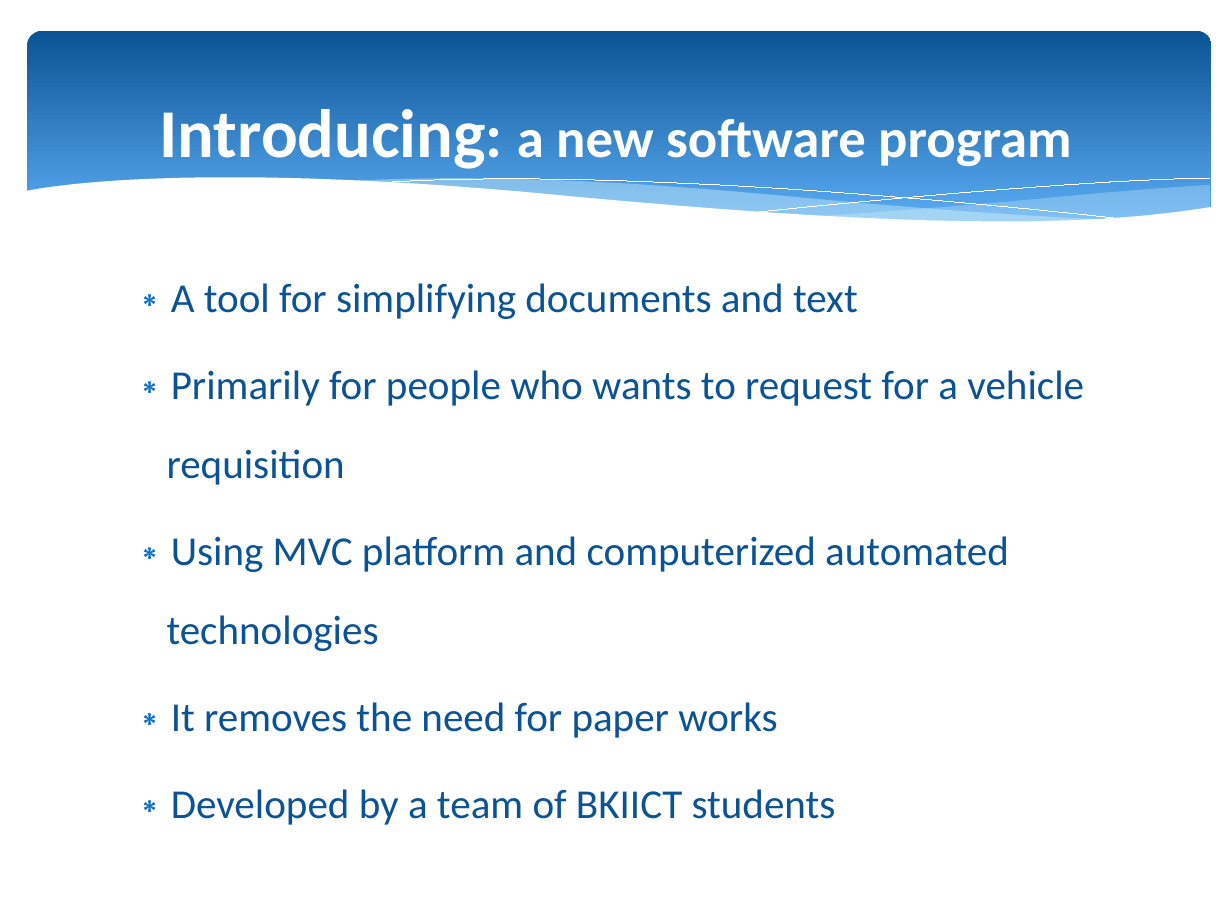
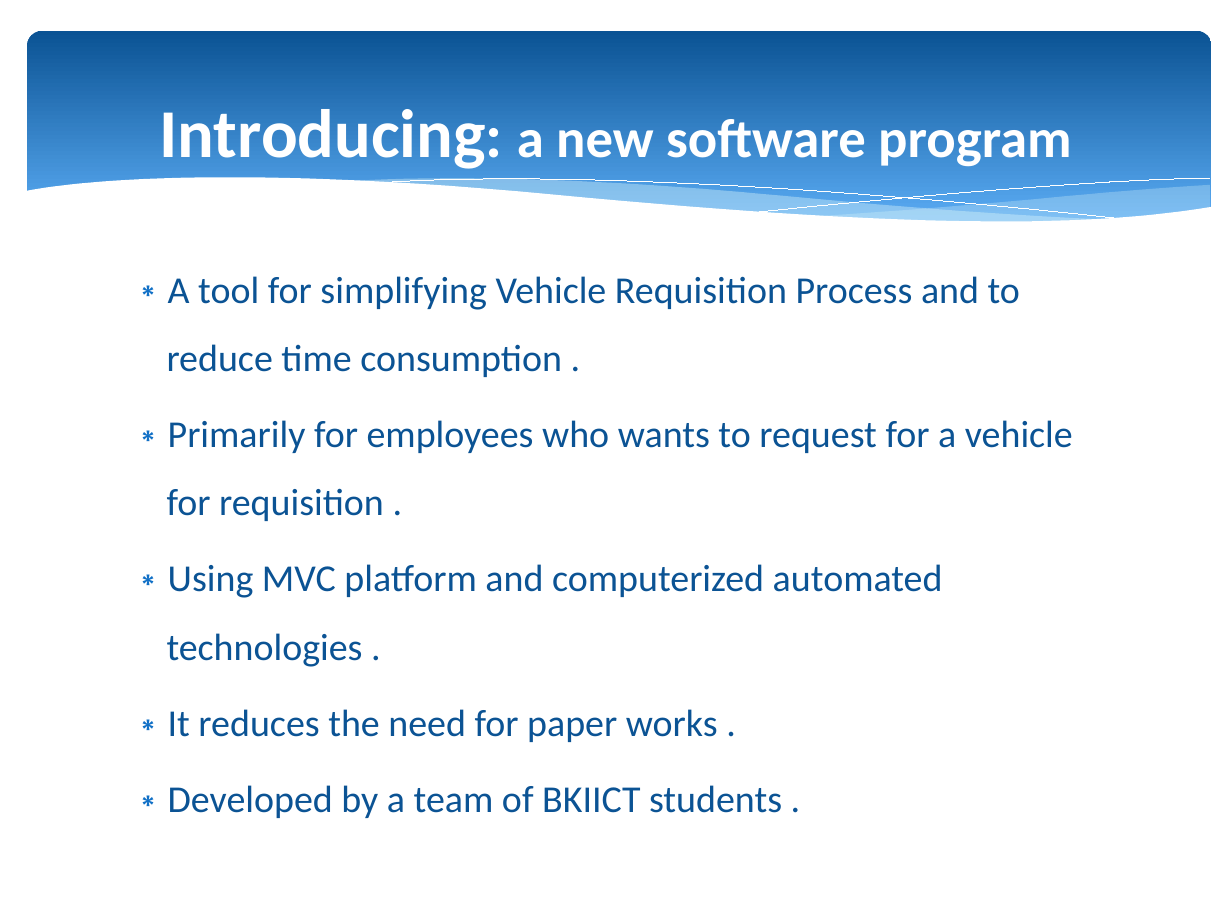
Before and after one commit to KaziShalauddin/Vehicle-Requisition-App, a slide deck: slide 3 of v1_Software project presentation.pptx. Drawn at 1232x924 pixels with LibreOffice and Linux fonts; fonts in the diff are those of the drawing; background and template pictures are left out. Boxes give left, top, right and bottom in pixels: in the first picture for what was removed or moved away, otherwise in the second. Text is boxed around its words. In the diff, an @@ line names an element or a change of style, - is before the commit and + after.

```diff
--- a/v1_Software project presentation.pptx
+++ b/v1_Software project presentation.pptx
@@ text at [167, 276, 1073, 818]: text changed; size 24 to 22.2 pt @@
-∗ A tool for simplifying documents and text
-∗ Primarily for people who wants to request for a vehicle requisition
-∗ Using MVC platform and computerized automated technologies
-∗ It removes the need for paper works
-∗ Developed by a team of BKIICT students
+∗ A tool for simplifying Vehicle Requisition Process and to reduce time consumption .
+∗ Primarily for employees who wants to request for a vehicle for requisition .
+∗ Using MVC platform and computerized automated technologies .
+∗ It reduces the need for paper works .
+∗ Developed by a team of BKIICT students .
```
Also in this commit, not shown: 9 other slides changed, 3 slides added, 17 slides removed.
